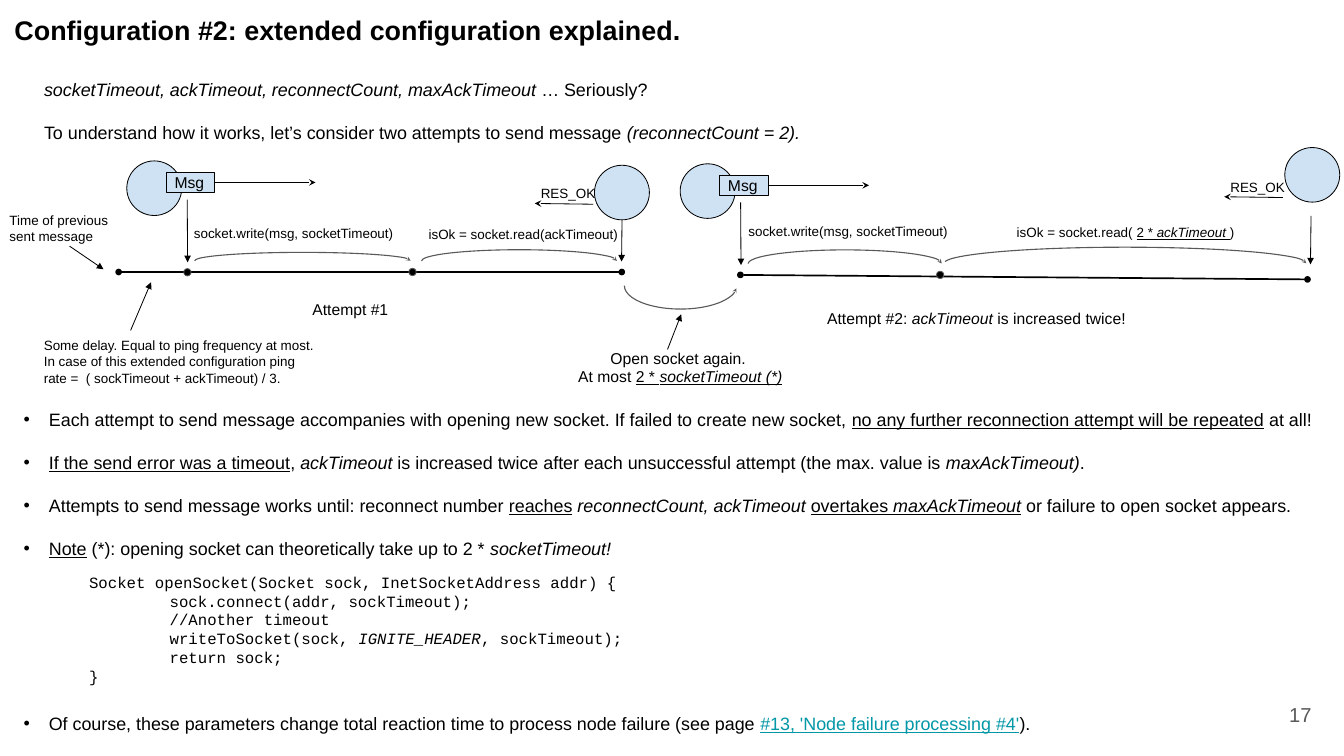
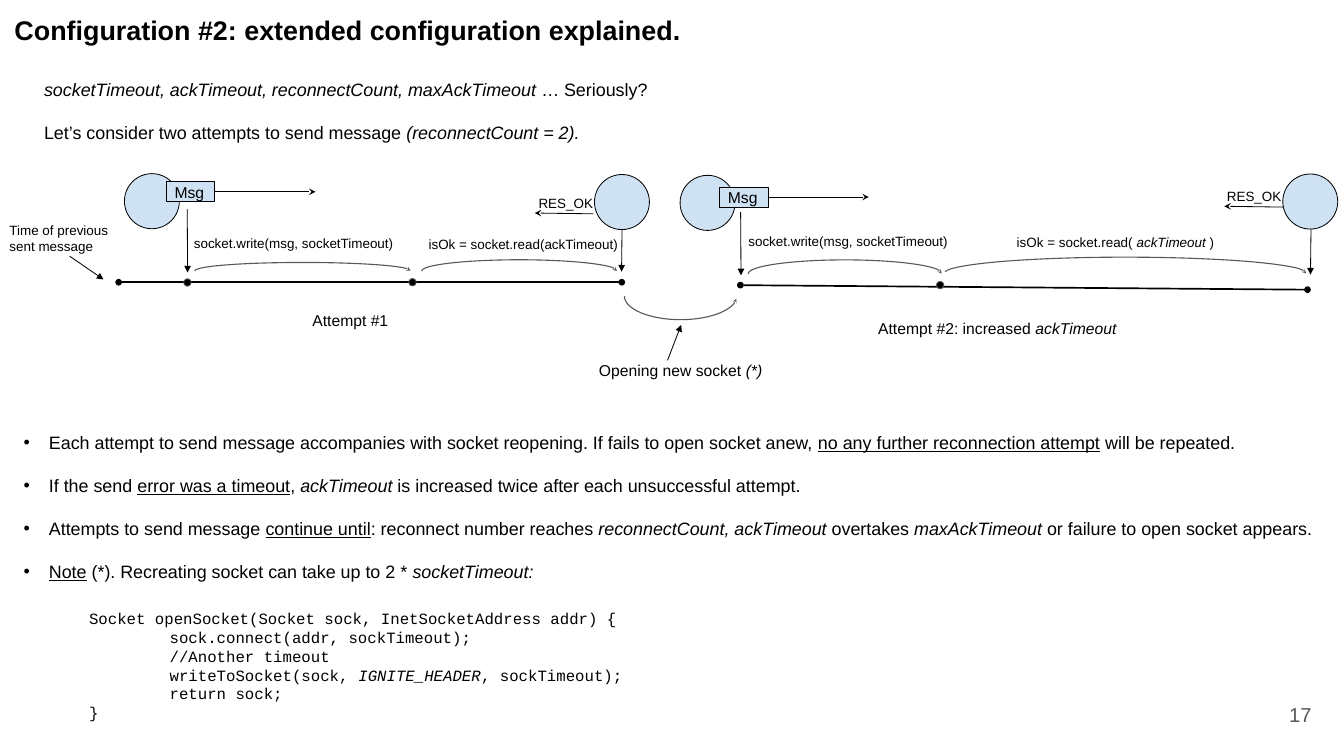
Before and after one commit to Vladsz83/doc, a slide deck: slide 18 of Discovery.pptx. Drawn at 1344x756 pixels with LibreOffice and Linux fonts; fonts in the diff are those of the drawing. Boxes give left, top, right and bottom in pixels: in the first picture for what was removed or moved away, otherwise in the second. Text is boxed around its words. In the diff, an @@ line names an element or a change of style, - is before the commit and + after.

Commit message:
simplier text

```diff
--- a/Discovery.pptx
+++ b/Discovery.pptx
@@ text at box(44, 126, 580, 143): text changed @@
-To understand how it works, let’s consider two attempts to send message (reconnectCount = 2).
+Let’s consider two attempts to send message (reconnectCount = 2).
@@ ellipse: place and size @@
-ellipse at box(127, 161, 181, 216)
+ellipse at box(124, 173, 179, 228)
@@ ellipse: place and size @@
-ellipse at box(1284, 148, 1339, 202)
+ellipse at box(1283, 174, 1338, 229)
@@ text "RES_OK": place and size @@
-text "RES_OK" at box(1230, 182, 1284, 195)
+text "RES_OK" at box(1227, 191, 1281, 204)
@@ text at box(1017, 237, 1206, 250): text changed @@
-isOk = socket.read( 2 * ackTimeout )
+isOk = socket.read( ackTimeout )
@@ arrow removed from (131, 331) to (151, 282) @@
@@ 10 arrows, 6 texts, 5 ellipses, 5 arc (boxed as its full ellipse)s, 2 rectangles, 2 double arrows: place and size @@
-10 arrows, 6 texts, 5 ellipses, 5 arc (boxed as its full ellipse)s, 2 rectangles, 2 double arrows at box(9, 164, 1311, 349)
+10 arrows, 6 texts, 5 ellipses, 5 arc (boxed as its full ellipse)s, 2 rectangles, 2 double arrows at box(9, 174, 1311, 360)
@@ text at box(878, 322, 1116, 338): text changed @@
-Attempt #2: ackTimeout is increased twice!
+Attempt #2: increased ackTimeout
@@ text removed at box(44, 340, 314, 386) @@
-Some delay. Equal to ping frequency at most. In case of this extended configuration ping rate = ( sockTimeout + ackTimeout) / 3.
@@ text at box(599, 364, 741, 380): text changed @@
-Open socket again.
-At most 2 * socketTimeout (*)
+Opening new socket (*)
@@ text at box(49, 436, 1313, 582): text changed @@
-• Each attempt to send message accompanies with opening new socket. If failed to create new socket, no any further reconnection attempt will be repeated at all!
-• If the send error was a timeout, ackTimeout is increased twice after each unsuccessful attempt (the max. value is maxAckTimeout).
-• Attempts to send message works until: reconnect number reaches reconnectCount, ackTimeout overtakes maxAckTimeout or failure to open socket appears.
-• Note (*): opening socket can theoretically take up to 2 * socketTimeout!
+• Each attempt to send message accompanies with socket reopening. If fails to open socket anew, no any further reconnection attempt will be repeated.
+• If the send error was a timeout, ackTimeout is increased twice after each unsuccessful attempt.
+• Attempts to send message continue until: reconnect number reaches reconnectCount, ackTimeout overtakes maxAckTimeout or failure to open socket appears.
+• Note (*). Recreating socket can take up to 2 * socketTimeout:
@@ text "Socket openSocket(Socket sock, InetSocketAddress addr) ...": place and size @@
-text "Socket openSocket(Socket sock, InetSocketAddress addr) ..." at box(89, 576, 622, 666)
+text "Socket openSocket(Socket sock, InetSocketAddress addr) ..." at box(89, 613, 622, 702)
@@ text removed at box(49, 717, 1030, 734) @@
-• Of course, these parameters change total reaction time to process node failure (see page #13, 'Node failure processing #4').
```
